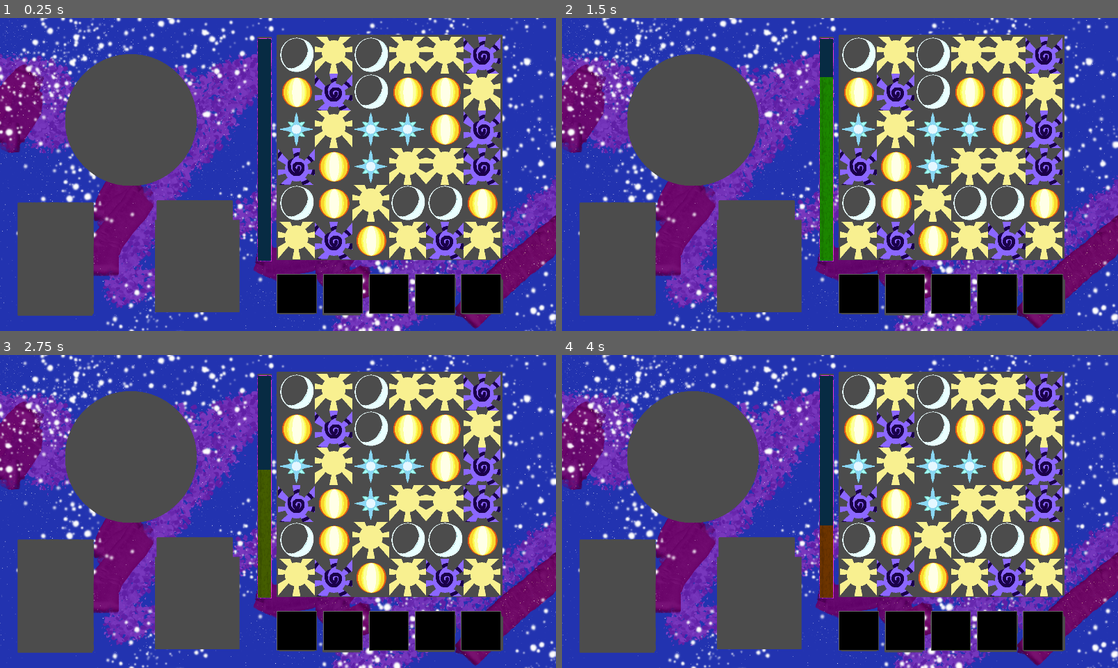
Above: before the commit, frames 1-4 (two rows, left to right).
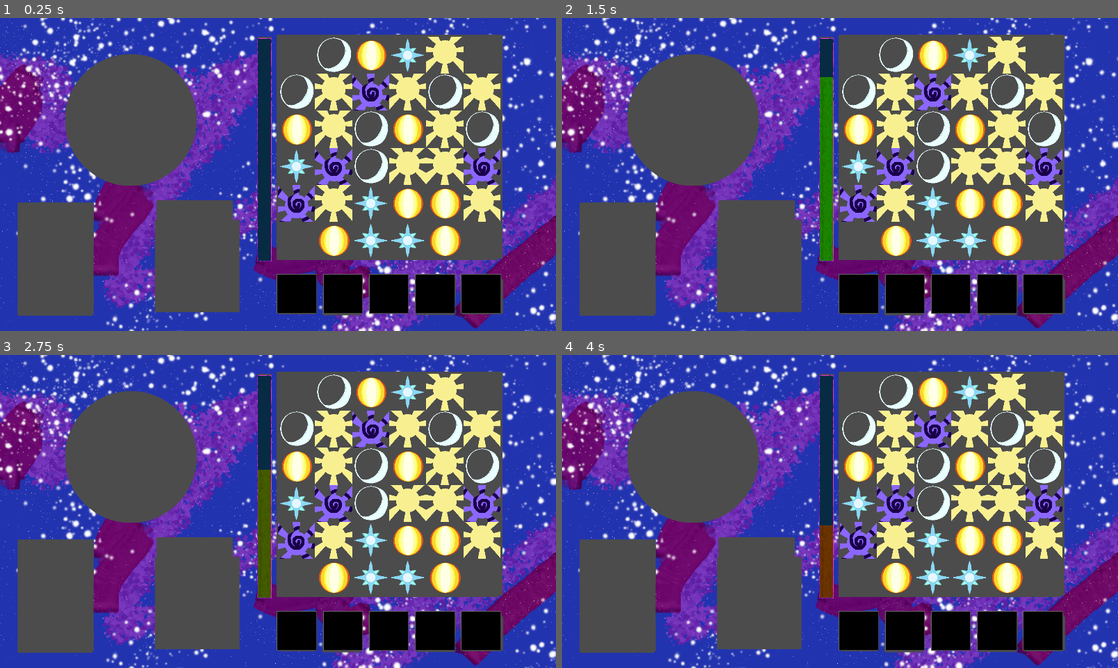
Above: after the commit, the same moments.

Repository: c0vvb0yy/match3
Game: Godot game, scene res://scenes/GameWindow.tscn
Same seed, same stepped clock (60 frames per second), same inputs: the game is played once before the commit and once after it.
Inputs (mouse positions are in pixels of both pictures, inside the frame that each line leads up to):
- Up to frame 1 (0.25 s): no input
- Up to frame 2 (1.5 s): tap Enter at 0.5 s; move the mouse to (962, 158) at 0.52 s; click (962, 158) at 0.6 s; tap Space at 1.25 s; move the mouse to (728, 190) at 1.27 s; click (728, 190) at 1.35 s
- Up to frame 3 (2.75 s): move the mouse to (333, 442) at 2.02 s; click (333, 442) at 2.1 s
- Up to frame 4 (4 s): move the mouse to (812, 574) at 2.77 s; click (812, 574) at 2.85 s; move the mouse to (1006, 558) at 3.52 s; click (1006, 558) at 3.6 s

The runs differ from the first frame. In frame 1, 15% of the frame differs, in the area x 50-90%, y 6-78%; in frame 2, 15%; in frame 3, 15%; in frame 4, 15%.

Commit message:
Refactoring + unmatching

Diff:
--- a/godot/Match3/scenes/GameWindow.tscn
+++ b/godot/Match3/scenes/GameWindow.tscn
@@ -58,6 +58,7 @@
 start = Vector2( 1024, 128 )
 offset = 128
 piece_y_offset = 5
+empty_spaces = PoolVector2Array( 0, 0, 5, 0, 0, 5, 5, 5 )
 
 [node name="TurnTimer" type="Timer" parent="."]
 wait_time = 5.0
--- a/godot/Match3/scripts/Grid.gd
+++ b/godot/Match3/scripts/Grid.gd
@@ -1,4 +1,4 @@
-extends Node2D
+extends "res://scripts/Util.gd"
 
 #State Machine
 enum{
@@ -12,10 +12,13 @@
 export (int) var height;
 export (Vector2) var start;
 export (int) var offset;
-export (int) var piece_y_offset;
+export (int) var piece_y_offset; #from how many grid sapces upwards a new piece will fall into play
 
 var pressed_grid_position;
 var released_grid_position;
+
+#Obstacles
+export (PoolVector2Array) var empty_spaces;
 
 #piece variables
 var all_pieces = []; #current pieces in the scene
@@ -26,6 +29,8 @@
 	preload("res://scenes/SunPiece.tscn"),
 	preload("res://scenes/OrderPiece.tscn")
 ];
+var current_matches = [];
+
 
 #input variables
 var start_touch = Vector2(0, 0);
@@ -37,6 +42,9 @@
 var fall_timer;
 var fill_timer;
 var destroy_timer;
+
+#Utility class
+var Util
 
 # Called when the node enters the scene tree for the first time.
 func _ready():
@@ -46,7 +54,7 @@
 	fill_timer = get_parent().get_node("FillTimer");
 	destroy_timer = get_parent().get_node("DestroyTimer");
 	randomize();
-	all_pieces = make_2d_array();
+	all_pieces = make_2d_array(width, height);
 	fill_grid();
 
 
@@ -56,82 +64,53 @@
 		touch_input();
 	pass;
 
-func make_2d_array():
-	var array = [];
-	for i in width:
-		array.append([]);
-		for j in height:
-			array[i].append(null);
-	return array;
-
 func fill_grid(): #top to bottom then left to right
 	for i in width:
 		for j in height:
-			#choose a random number and store it
-			var rand = floor(rand_range(0, possible_pieces.size()));
-			var piece = possible_pieces[rand].instance();
-			var loops = 0;
-			while(is_match_at(i, j, piece.color) && loops < 100):
-				rand = floor(rand_range(0, possible_pieces.size()));
-				piece = possible_pieces[rand].instance();
-				loops +=1;
-			#instance piece from array
-			add_child(piece);
-			piece.position = grid_to_pixel(i, j);
-			all_pieces[i][j] = piece;
-
-func is_match_at(column, row, color):
-	if(column > 1): #then we look to the left of the piece
-		var left_piece = all_pieces[column - 1][row];
-		var left_most_piece = all_pieces[column - 2][row];
-		if (left_piece != null && left_most_piece != null): #check if there's pieces at all next to the one we look at
-			if (left_piece.color == color && left_most_piece.color == color):
-				return true;
-	if(row > 1): #then we look below the piece
-		var lower_piece = all_pieces[column][row - 1];
-		var lowest_piece = all_pieces[column][row - 2];
-		if(lower_piece != null && lowest_piece != null):
-			if(lower_piece.color == color && lowest_piece.color == color):
-				return true;
-	return false;
+			if(!is_restricted_in_placement(Vector2(i, j), empty_spaces)):
+				#choose a random number and store it
+				var rand = floor(rand_range(0, possible_pieces.size()));
+				var piece = possible_pieces[rand].instance();
+				var loops = 0;
+				while(is_match_at_short(all_pieces, i, j, piece.color) && loops < 100):
+					rand = floor(rand_range(0, possible_pieces.size()));
+					piece = possible_pieces[rand].instance();
+					loops +=1;
+				#instance piece from array
+				add_child(piece);
+				piece.position = grid_to_pixel(start, offset, i, j);
+				all_pieces[i][j] = piece;
 
 func find_matches():
 	var at_least_one_matched = false;
 	for i in width:
 		for j in height:
-			if(all_pieces[i][j] != null):
+			if(is_piece_existing(all_pieces, i, j)):
 				var current_piece = all_pieces[i][j];
 				if( i > 0 && i < width - 1): #horizontal matching logic
-					var left_piece = all_pieces[i - 1][j];
-					var right_piece = all_pieces[i + 1][j];
-					if(left_piece != null
-					&& right_piece != null):
-						if(left_piece.color == current_piece.color
-						&& right_piece.color == current_piece.color):
-							right_piece.matched = true;
-							right_piece.dim();
-							left_piece.matched = true;
-							left_piece.dim();
-							current_piece.matched = true;
-							current_piece.dim();
-							if(!at_least_one_matched):
-								at_least_one_matched = true;
-				if( j > 0 && j < height - 1): #vertical matching logic
-					var upper_piece = all_pieces[i][j - 1];
-					var lower_piece = all_pieces[i][j + 1];
-					if(upper_piece != null
-					&& lower_piece != null):
-						if(upper_piece.color == current_piece.color
-						&& lower_piece.color == current_piece.color):
-							lower_piece.matched = true;
-							lower_piece.dim();
-							upper_piece.matched = true;
-							upper_piece.dim();
-							current_piece.matched = true;
-							current_piece.dim();
-							if(!at_least_one_matched):
-								at_least_one_matched = true;
+					if(is_piece_existing_and_same(all_pieces, i - 1, j, current_piece)
+					&& is_piece_existing_and_same(all_pieces, i + 1, j, current_piece)):
+						var left_piece = all_pieces[i - 1][j];
+						var right_piece = all_pieces[i + 1][j];
+						match_and_dim([left_piece, current_piece, right_piece,]);
+						if(!at_least_one_matched):
+							at_least_one_matched = true;
+				if(j > 0 && j < height - 1): #vertical matching logic
+					if(is_piece_existing_and_same(all_pieces, i, j - 1, current_piece)
+					&& is_piece_existing_and_same(all_pieces, i, j + 1, current_piece)):
+						var upper_piece = all_pieces[i][j - 1];
+						var lower_piece = all_pieces[i][j + 1];
+						match_and_dim([lower_piece, upper_piece, current_piece]);
+						if(!at_least_one_matched):
+							at_least_one_matched = true;
 	return at_least_one_matched;
+
+func break_matches():
+	for i in width:
+		for j in height:
+			if(is_piece_existing(all_pieces, i, j)):
+				if(all_pieces[i][j].matched && !is_match_at(width, height, all_pieces, i, j)):
+					unmatch([all_pieces[i][j]]);
 
 func destroy_matched():
 	for i in width:
@@ -141,14 +120,15 @@
 				if(current_piece.matched):
 					current_piece.queue_free();
 					all_pieces[i][j] = null;
+	current_matches.clear();
 
 func make_current_pieces_fall():
 	for i in width:
 		for j in height:
-			if(all_pieces[i][j] == null):
+			if(all_pieces[i][j] == null && !is_restricted_in_placement(Vector2(i, j), empty_spaces)):
 				for k in range(j - 1, -1, -1):
 					if(all_pieces[i][k] != null):
-						all_pieces[i][k].move(grid_to_pixel(i, j));
+						all_pieces[i][k].move(grid_to_pixel(start, offset, i, j));
 						all_pieces[i][j] = all_pieces[i][k];
 						all_pieces[i][k] = null;
 						make_current_pieces_fall();
@@ -157,12 +137,12 @@
 func refill_columns():
 	for i in width:
 		for j in height:
-			if(all_pieces[i][j] == null):
+			if(all_pieces[i][j] == null && !is_restricted_in_placement(Vector2(i, j), empty_spaces)):
 				var rand = floor(rand_range(0, possible_pieces.size()));
 				var piece = possible_pieces[rand].instance();
 				add_child(piece);
-				piece.position = grid_to_pixel(i, j - piece_y_offset);
-				piece.move(grid_to_pixel(i, j));
+				piece.position = grid_to_pixel(start, offset, i, j - piece_y_offset);
+				piece.move(grid_to_pixel(start, offset, i, j));
 				all_pieces[i][j] = piece;
 	after_refill();
 	pass;
@@ -174,39 +154,9 @@
 		state = move;
 	pass;
 
-func _on_TurnTimer_timeout():
-	turn_timer.stop();
-	state = wait;
-	destroy_timer.start(0.1);
-	pass;
-
-
-func _on_FillTimer_timeout():
-	make_current_pieces_fall();
-	fall_timer.start(.5);
-	pass;
-
-func _on_FallTimer_timeout():
-	refill_columns();
-	pass;
-
-func _on_DestroyTimer_timeout():
-	destroy_matched();
-	fill_timer.start(0.5);
-	pass;
-
-
-#func is_turn_timer_going():
-#	if(turn_timer.is_stopped() && fill_timer.is_stopped() && fall_timer.is_stopped()):
-#		turn_timer.start(5);
-#		return true;
-#	elif(!turn_timer.is_stopped() || !turn_timer.is_paused()):
-#		return true;
-#	return false;
-
 func touch_input():
-	var grid_coord = pixel_to_grid(get_global_mouse_position()); ##if performace problems: check Input actions first instead of calcing this
-	if(is_in_grid(grid_coord)):
+	var grid_coord = pixel_to_grid(start, offset, get_global_mouse_position()); ##if performace problems: check Input actions first instead of calcing this
+	if(is_in_grid(grid_coord, width, height)):
 		if(Input.is_action_just_pressed("ui_click")):
 			if(turn_timer.is_stopped()):
 				turn_timer.start();
@@ -214,7 +164,7 @@
 			is_controlling_piece = true;
 		if(Input.is_action_just_released("ui_click")):
 			is_controlling_piece = false;
-			end_touch = pixel_to_grid(get_global_mouse_position());
+			end_touch = pixel_to_grid(start, offset, get_global_mouse_position());
 			touch_difference(start_touch, end_touch);
 	else:
 		start_touch = null;
@@ -245,23 +195,28 @@
 		all_pieces[column][row] = other_piece;
 		all_pieces[target_column][target_row] = selected_piece;
 		#change the visual representation
-		selected_piece.move(grid_to_pixel(target_column, target_row));
-		other_piece.move(grid_to_pixel(column, row));
+		selected_piece.move(grid_to_pixel(start, offset, target_column, target_row));
+		other_piece.move(grid_to_pixel(start, offset, column, row));
 		find_matches();
-
-
-func grid_to_pixel(column, row):
-	var new_x = start.x + offset * column;
-	var new_y = start.y + offset * row;
-	return Vector2(new_x, new_y);
-
-func pixel_to_grid(coordinate):
-	var new_x = round((coordinate.x - start.x) / offset);
-	var new_y = round((coordinate.y - start.y) / offset);
-	return Vector2(new_x, new_y);
-
-func is_in_grid(coordinate):
-	if(coordinate.x >= 0  && coordinate.x < width):
-		if(coordinate.y >= 0 && coordinate.y < height):
-			return true;
-	return false;
+		break_matches();
+
+func _on_TurnTimer_timeout():
+	turn_timer.stop();
+	state = wait;
+	destroy_timer.start(0.1);
+	pass;
+
+
+func _on_FillTimer_timeout():
+	make_current_pieces_fall();
+	fall_timer.start(.5);
+	pass;
+
+func _on_FallTimer_timeout():
+	refill_columns();
+	pass;
+
+func _on_DestroyTimer_timeout():
+	destroy_matched();
+	fill_timer.start(0.5);
+	pass;
--- a/godot/Match3/scripts/Piece.gd
+++ b/godot/Match3/scripts/Piece.gd
@@ -3,6 +3,8 @@
 export (String) var color
 var move_tween;
 var matched = false;
+
+onready var sprite = get_node("Sprite");
 
 # Called when the node enters the scene tree for the first time.
 func _ready():
@@ -16,10 +18,8 @@
 	pass;
 
 func dim():
-	var sprite = get_node("Sprite");
 	sprite.modulate = Color(1, 1, 1, 0.5);
 	pass;
 
-# Called every frame. 'delta' is the elapsed time since the previous frame.
-#func _process(delta):
-#	pass
+func un_dim():
+	sprite.modulate = Color(1, 1, 1, 1);
--- /dev/null
+++ b/godot/Match3/scripts/Util.gd
@@ -0,0 +1,107 @@
+extends Node2D
+
+
+func make_2d_array(grid_width, grid_height):
+	var array = [];
+	for i in grid_width:
+		array.append([]);
+		for j in grid_height:
+			array[i].append(null);
+	return array;
+
+func grid_to_pixel(start, grid_size, column, row):
+	var new_x = start.x + grid_size * column;
+	var new_y = start.y + grid_size * row;
+	return Vector2(new_x, new_y);
+
+func pixel_to_grid(start, grid_size, coordinate):
+	var new_x = round((coordinate.x - start.x) / grid_size);
+	var new_y = round((coordinate.y - start.y) / grid_size);
+	return Vector2(new_x, new_y);
+
+func is_in_grid(coordinate, grid_width, grid_height):
+	if(coordinate.x >= 0  && coordinate.x < grid_width):
+		if(coordinate.y >= 0 && coordinate.y < grid_height):
+			return true;
+	return false;
+
+func is_piece_existing(all_pieces, coloumn, row):
+	if(all_pieces[coloumn][row] != null):
+		return true;
+	return false;
+
+func is_piece_same(all_pieces, coloumn, row, piece):
+	if(all_pieces[coloumn][row].color == piece.color):
+		return true;
+	return false;
+
+func is_piece_existing_and_same(all_pieces, coloumn, row, piece):
+	if(is_piece_existing(all_pieces, coloumn, row)):
+		if(is_piece_same(all_pieces, coloumn, row, piece)):
+			return true;
+	return false;
+
+func is_piece_existing_but_not_same(all_pieces, coloumn, row, piece):
+	if(is_piece_existing(all_pieces, coloumn, row)):
+		if(!is_piece_same(all_pieces, coloumn, row, piece)):
+			return true;
+	return false;
+
+
+func is_restricted_in_placement(grid_pos, empty_spaces):
+	if (grid_pos in empty_spaces):
+		return true;
+	return false;
+
+func is_match_at(grid_width, grid_height, all_pieces, column, row):
+	#remake this function to work for middle pieces (look 1 up and 1 down not just 2 up or 2 down)
+	if(all_pieces[column][row].matched):
+		if(column > 1): #then we look 2 to the left of the piece
+			if(is_piece_existing_and_same(all_pieces, column - 1, row, all_pieces[column][row]) && is_piece_existing_and_same(all_pieces, column - 2, row, all_pieces[column][row])):
+				return true;
+		if(row > 1): #then we 2 look below the piece
+			if(is_piece_existing_and_same(all_pieces, column, row - 1, all_pieces[column][row]) && is_piece_existing_and_same(all_pieces, column, row - 2, all_pieces[column][row])):
+				return true;
+		if(column < grid_width - 2): #then we 2 look to the right of the piece
+			if(is_piece_existing_and_same(all_pieces, column + 1, row, all_pieces[column][row]) && is_piece_existing_and_same(all_pieces, column + 2, row, all_pieces[column][row])):
+				return true;
+		if(row < grid_height - 2): #we look 2 above the piece
+			if(is_piece_existing_and_same(all_pieces, column, row + 1, all_pieces[column][row]) && is_piece_existing_and_same(all_pieces, column, row + 2, all_pieces[column][row])):
+				return true;
+		if(column >= 1 && column <= grid_width - 1):
+			if(is_piece_existing_and_same(all_pieces, column - 1, row, all_pieces[column][row]) && is_piece_existing_and_same(all_pieces, column + 1, row, all_pieces[column][row])):
+				return true;
+		if(row >= 1 && row <= grid_height - 1):
+			if(is_piece_existing_and_same(all_pieces, column, row - 1, all_pieces[column][row]) && is_piece_existing_and_same(all_pieces, column, row + 1, all_pieces[column][row])):
+				return true;
+		if(column < grid_width - 1): #then we 2 look to the right of the piece
+			if(is_piece_existing_and_same(all_pieces, column + 1, row, all_pieces[column][row]) && is_piece_existing_and_same(all_pieces, column + 2, row, all_pieces[column][row])):
+				return true;
+	return false;
+
+func is_match_at_short(all_pieces, column, row, color):
+	if(column > 1): #then we look to the left of the piece
+		var left_piece = all_pieces[column - 1][row];
+		var left_most_piece = all_pieces[column - 2][row];
+		if (left_piece != null && left_most_piece != null): #check if there's pieces at all next to the one we look at
+			if (left_piece.color == color && left_most_piece.color == color):
+				return true;
+	if(row > 1): #then we look below the piece
+		var lower_piece = all_pieces[column][row - 1];
+		var lowest_piece = all_pieces[column][row - 2];
+		if(lower_piece != null && lowest_piece != null):
+			if(lower_piece.color == color && lowest_piece.color == color):
+				return true;
+	return false;
+
+func match_and_dim(pieces):
+	for piece in pieces:
+		piece.matched = true;
+		piece.dim();
+	pass;
+
+func unmatch(pieces):
+	for piece in pieces:
+		piece.un_dim();
+		piece.matched = false;
+	pass;
